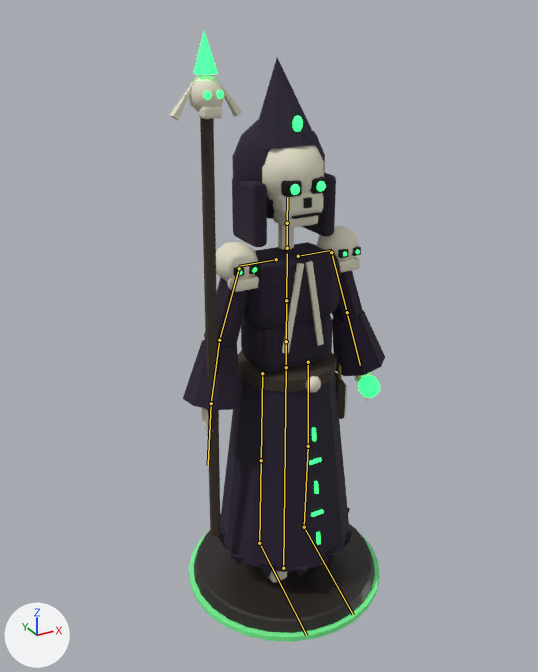
The FBX model art/export/Undead_Bishop.fbx as it was, and as the next commit left it.
Before and after are seen from a 50 mm camera at (-1.42, -2.43, 2.44) aimed at (-0.11, -0.05, 1.25). Lighting does not change. The marker at lower left points along +X, +Y and +Z. The first picture is the older version. The bones that change, and the others that lie on the model, are drawn over the model as lines.

In view in the first picture: 'Undead_Bishop_Mesh'.
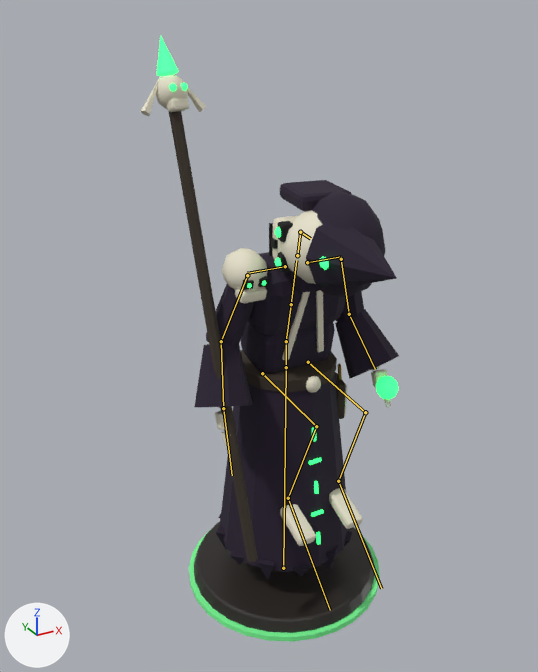
The newer file adds an action. The first version stands in its rest pose; the second is drawn at frame 25 of the action 'Undead_Bishop|Behead'.

Changed parts and their boxes [x1, y1, x2, y2] in the pictures (538 x 672 px):
'Undead_Bishop_Mesh', posed (19% wider)
    before: [169, 31, 385, 642]
    after: [141, 36, 399, 642]
bone 'spine', root to tip
    before: (286, 341) to (286, 300)
    after: (286, 341) to (291, 304)
bone 'head', root to tip
    before: (287, 223) to (287, 197)
    after: (300, 232) to (310, 238)
bone 'forearm.L', root to tip
    before: (347, 312) to (360, 365)
    after: (349, 314) to (375, 369)
bone 'forearm.R', root to tip
    before: (219, 340) to (211, 403)
    after: (221, 341) to (223, 408)
bone 'thigh.L', root to tip
    before: (308, 362) to (308, 446)
    after: (308, 362) to (365, 412)
bone 'shin.L', root to tip
    before: (308, 446) to (304, 527)
    after: (365, 412) to (338, 481)
bone 'thigh.R', root to tip
    before: (262, 373) to (261, 460)
    after: (262, 373) to (316, 426)
bone 'shin.R', root to tip
    before: (261, 460) to (259, 543)
    after: (316, 426) to (288, 498)

Patch to the scene script:
```diff
--- a/art/export/Undead_Bishop.fbx.py
+++ b/art/export/Undead_Bishop.fbx.py
@@ bone_spine @@
 bone_spine = bpy.data.objects['Undead_Bishop'].pose.bones['spine']  # child of 'hips'
-bone_spine.rotation_quaternion = (1.0, 0.0, 0.0, 0.0)  # degrees (0, 0, 0)
+bone_spine.rotation_quaternion = (0.995, 0.099, 0.0, 0.0)  # degrees (11, 0, 0)
@@ bone_head @@
 bone_head = bpy.data.objects['Undead_Bishop'].pose.bones['head']  # child of 'neck'
-bone_head.location = (0.0, 0.0, 0.0)
-bone_head.rotation_quaternion = (1.0, 0.0, 0.0, 0.0)  # degrees (0, 0, 0)
+bone_head.location = (0.474, -1.236, -0.442)
+bone_head.rotation_quaternion = (-0.509, -0.491, 0.586, 0.396)  # degrees (100, -12, -90)
@@ bone_forearm_l @@
 bone_forearm_l = bpy.data.objects['Undead_Bishop'].pose.bones['forearm.L']  # child of 'upper_arm.L'
-bone_forearm_l.rotation_quaternion = (1.0, 0.0, 0.0, 0.0)  # degrees (0, 0, 0)
+bone_forearm_l.rotation_quaternion = (0.94, 0.342, 0.0, 0.0)  # degrees (40, 0, 0)
@@ bone_forearm_r @@
 bone_forearm_r = bpy.data.objects['Undead_Bishop'].pose.bones['forearm.R']  # child of 'upper_arm.R'
-bone_forearm_r.rotation_quaternion = (1.0, 0.0, 0.0, 0.0)  # degrees (0, 0, 0)
+bone_forearm_r.rotation_quaternion = (0.966, 0.259, 0.0, 0.0)  # degrees (30, 0, 0)
@@ bone_thigh_l @@
 bone_thigh_l = bpy.data.objects['Undead_Bishop'].pose.bones['thigh.L']  # child of 'hips'
-bone_thigh_l.rotation_quaternion = (1.0, 0.0, 0.0, 0.0)  # degrees (0, 0, 0)
+bone_thigh_l.rotation_quaternion = (0.737, 0.676, 0.0, 0.0)  # degrees (85, 0, 0)
@@ bone_shin_l @@
 bone_shin_l = bpy.data.objects['Undead_Bishop'].pose.bones['shin.L']  # child of 'thigh.L'
-bone_shin_l.rotation_quaternion = (1.0, 0.0, 0.0, 0.0)  # degrees (0, 0, 0)
+bone_shin_l.rotation_quaternion = (0.609, -0.793, 0.0, 0.0)  # degrees (-105, 0, 0)
@@ bone_thigh_r @@
 bone_thigh_r = bpy.data.objects['Undead_Bishop'].pose.bones['thigh.R']  # child of 'hips'
-bone_thigh_r.rotation_quaternion = (1.0, 0.0, 0.0, 0.0)  # degrees (0, 0, 0)
+bone_thigh_r.rotation_quaternion = (0.737, 0.676, 0.0, 0.0)  # degrees (85, 0, 0)
@@ bone_shin_r @@
 bone_shin_r = bpy.data.objects['Undead_Bishop'].pose.bones['shin.R']  # child of 'thigh.R'
-bone_shin_r.rotation_quaternion = (1.0, 0.0, 0.0, 0.0)  # degrees (0, 0, 0)
+bone_shin_r.rotation_quaternion = (0.608, -0.794, 0.0, 0.0)  # degrees (-105, 0, 0)
```
